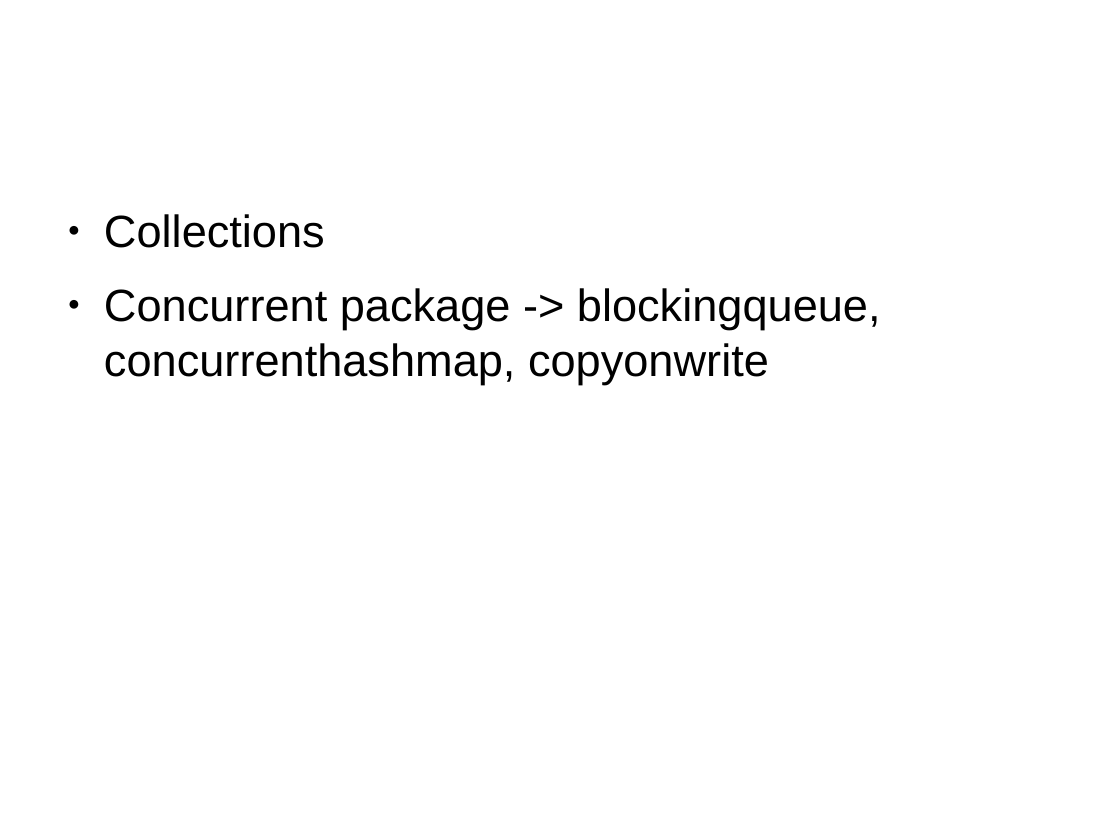
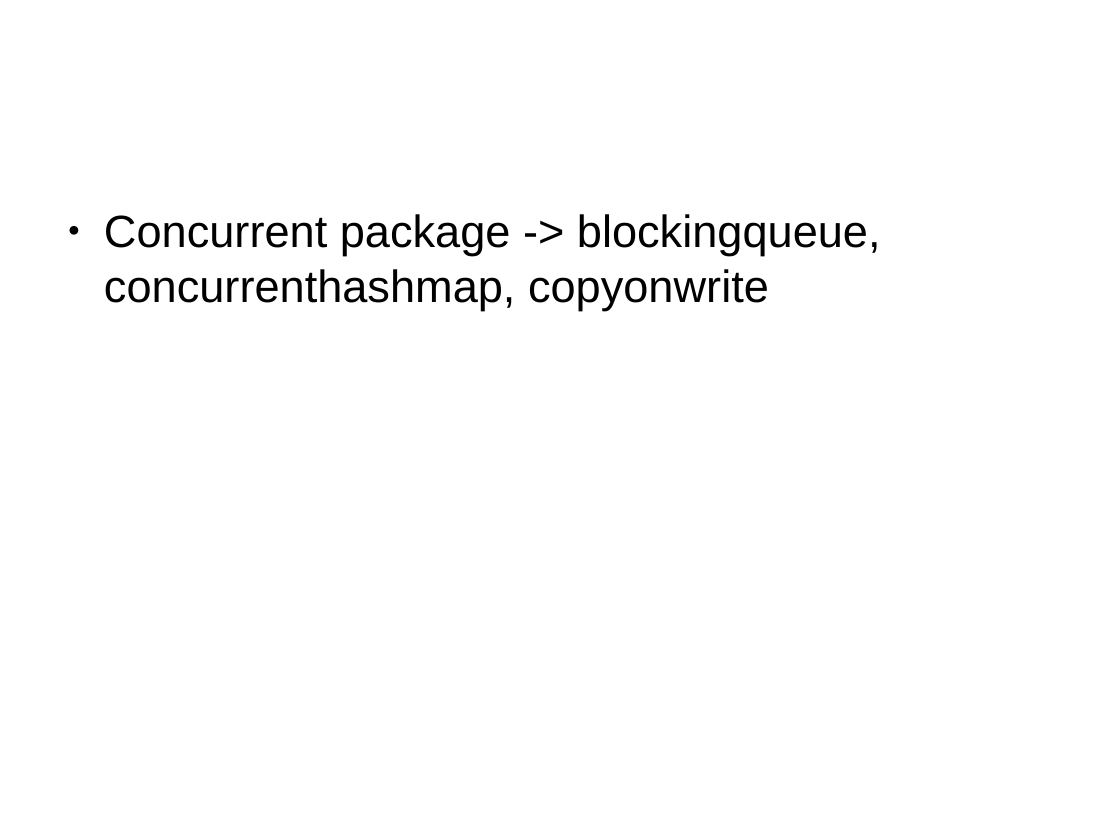
Before and after one commit to shikha-desai/Internship_PreWork, a slide deck: slide 63 of Java/Java_Notes.odp (slide 52 before the commit). Drawn at 1120x840 pixels with LibreOffice and Linux fonts; fonts in the diff are those of the drawing; background and template pictures are left out. Boxes give left, top, right and bottom in pixels: in the first picture for what was removed or moved away, otherwise in the second. Text is boxed around its words. In the diff, an @@ line names an element or a change of style, - is before the commit and + after.

Commit message:
Completed java collections, updated ls in Shell, updated delete truncate in SQL

```diff
--- a/Java/Java_Notes.odp
+++ b/Java/Java_Notes.odp
@@ text at (104, 214, 325, 248): paragraph removed @@
-● Collections
```
Also in this commit, not shown: 3 other slides changed, 13 slides added, 1 slide removed, 5 other files.
